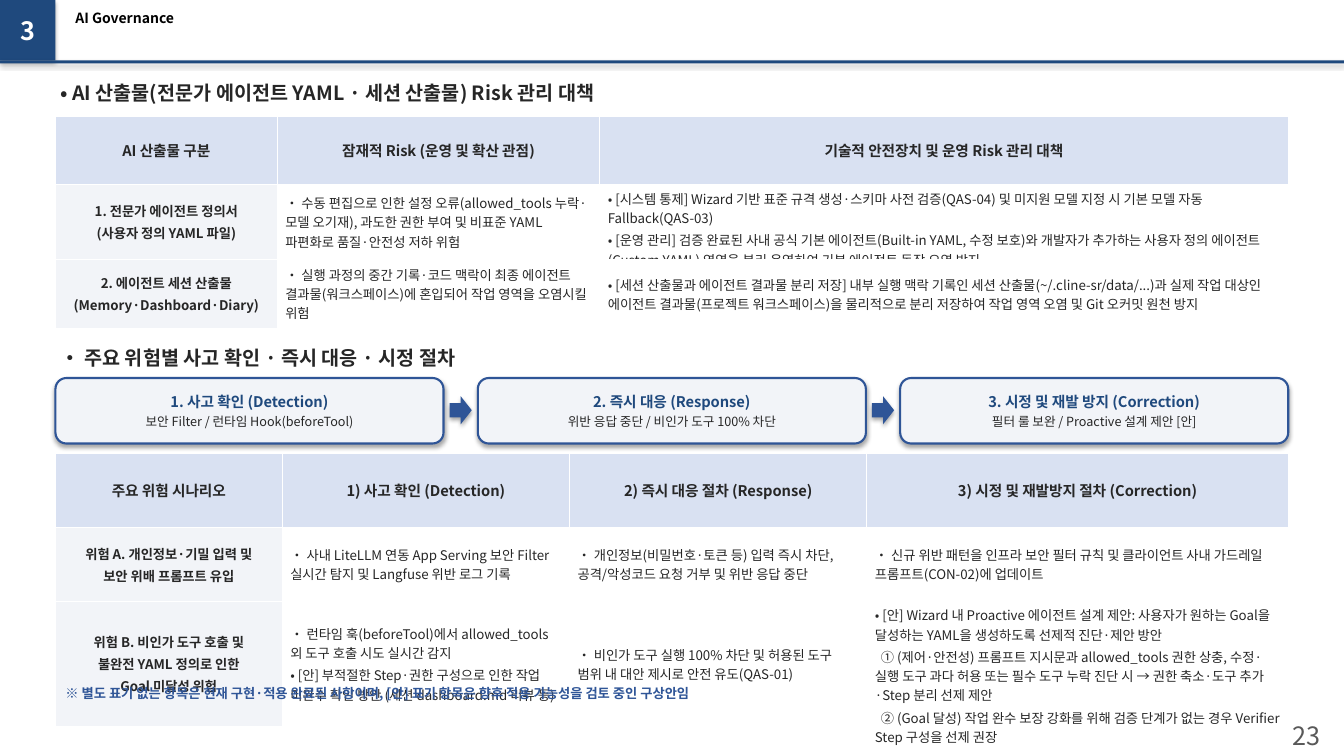
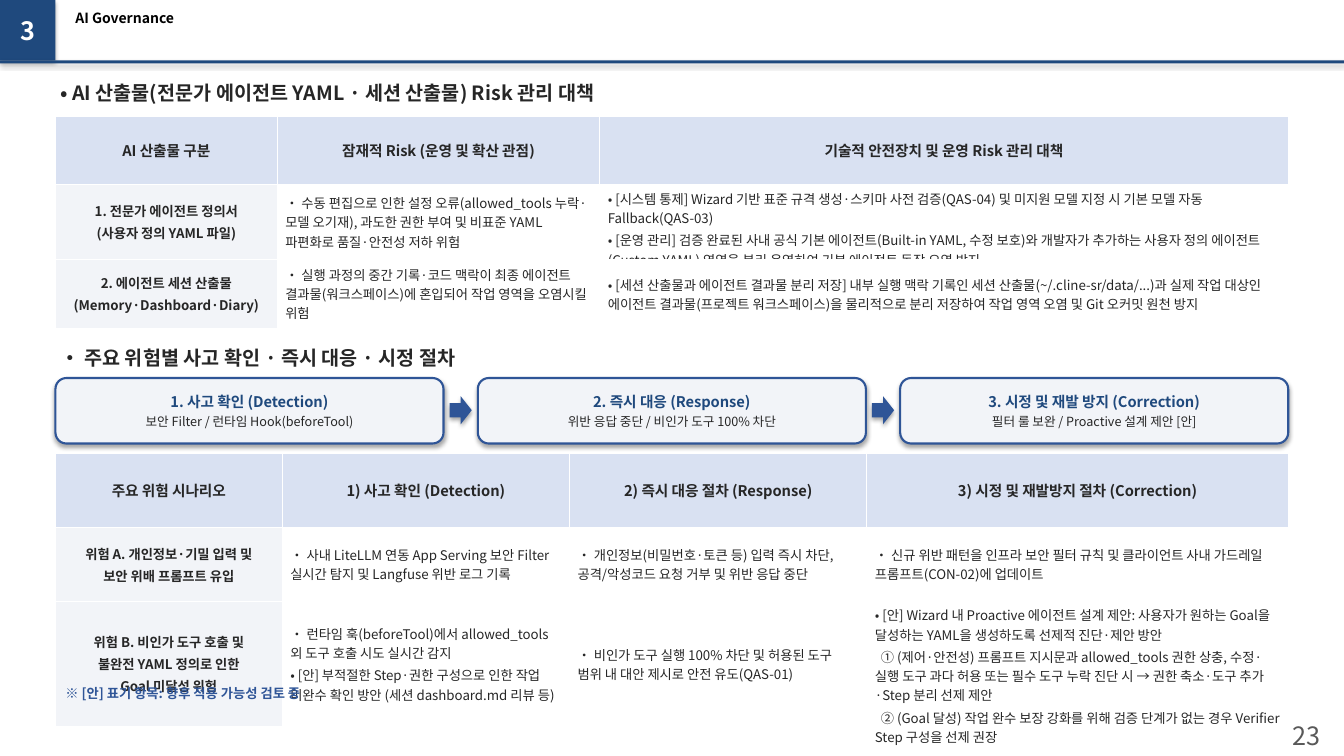
Before and after one commit to misjin05/playground, a slide deck: slide 2 of AIS/Reports/Slide22_23_Update.pptx. Drawn at 1344x756 pixels with LibreOffice and Linux fonts; fonts in the diff are those of the drawing. Boxes give left, top, right and bottom in pixels: in the first picture for what was removed or moved away, otherwise in the second. Text is boxed around its words. In the diff, an @@ line names an element or a change of style, - is before the commit and + after.

```diff
--- a/AIS/Reports/Slide22_23_Update.pptx
+++ b/AIS/Reports/Slide22_23_Update.pptx
@@ text at <box>82,684,300,702</box>: text changed @@
-※ 별도 표기 없는 항목은 현재 구현·적용 완료된 사항이며, [안] 표기 항목은 향후 적용 가능성을 검토 중인 구상안임
+※ [안] 표기 항목: 향후 적용 가능성 검토 중
```
Also in this commit, not shown: 1 other file.
